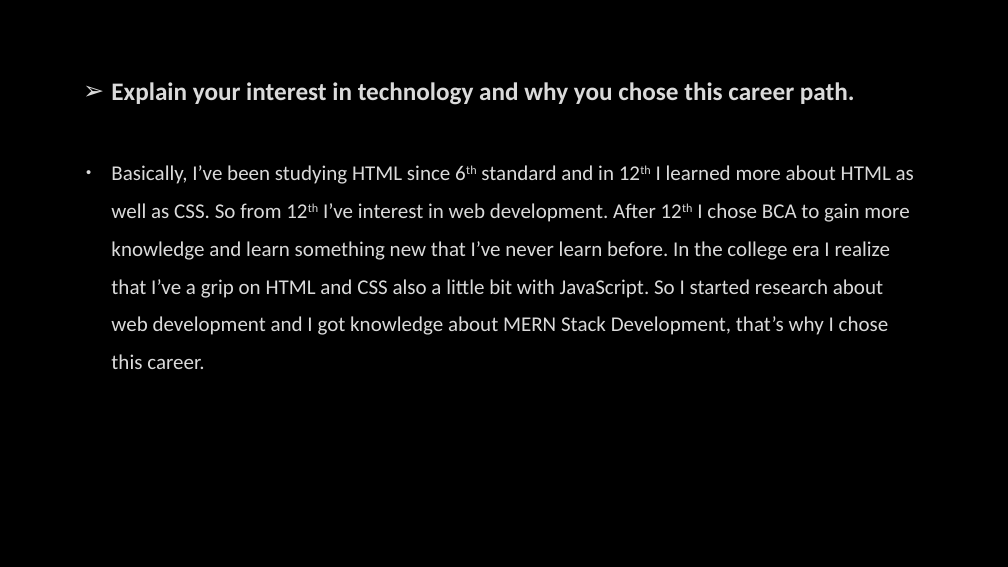
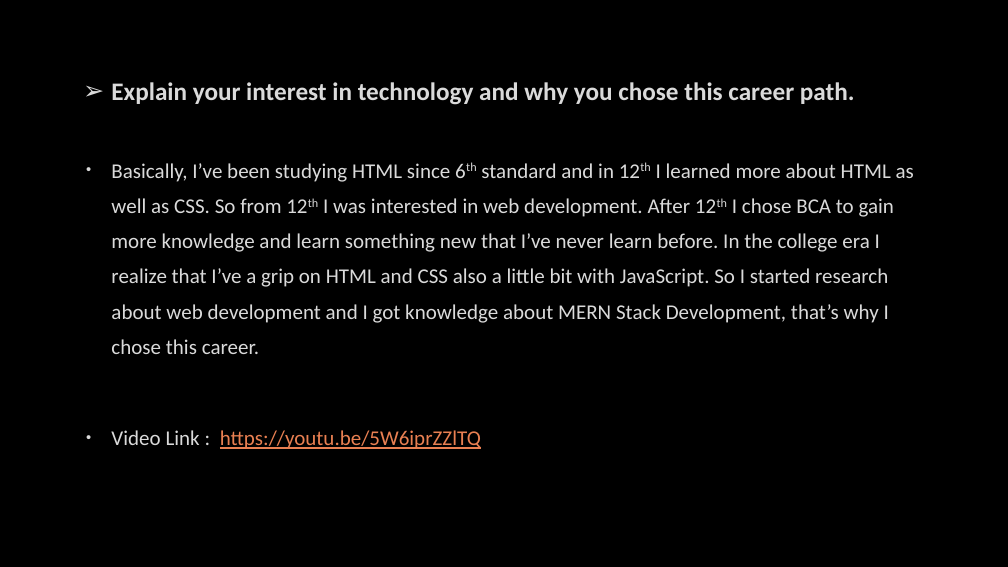
Before and after one commit to SD6103/13Sept_Sahil, a slide deck: slide 4 of Soft Skill/Module - 1.pptx. Drawn at 1008x567 pixels with LibreOffice and Linux fonts; fonts in the diff are those of the drawing; background and template pictures are left out. Boxes give left, top, right and bottom in pixels: in the first picture for what was removed or moved away, otherwise in the second. Text is boxed around its words. In the diff, an @@ line names an element or a change of style, - is before the commit and + after.

```diff
--- a/Soft Skill/Module - 1.pptx
+++ b/Soft Skill/Module - 1.pptx
@@ text at <box>111,163,914,449</box>: text changed @@
-• Basically, I’ve been studying HTML since 6th standard and in 12th I learned more about HTML as well as CSS. So from 12th I’ve interest in web development. After 12th I chose BCA to gain more knowledge and learn something new that I’ve never learn before. In the college era I realize that I’ve a grip on HTML and CSS also a little bit with JavaScript. So I started research about web development and I got knowledge about MERN Stack Development, that’s why I chose this career.
+• Basically, I’ve been studying HTML since 6th standard and in 12th I learned more about HTML as well as CSS. So from 12th I was interested in web development. After 12th I chose BCA to gain more knowledge and learn something new that I’ve never learn before. In the college era I realize that I’ve a grip on HTML and CSS also a little bit with JavaScript. So I started research about web development and I got knowledge about MERN Stack Development, that’s why I chose this career.
+• Video Link : https://youtu.be/5W6iprZZlTQ
```
Also in this commit, not shown: 1 other file.
